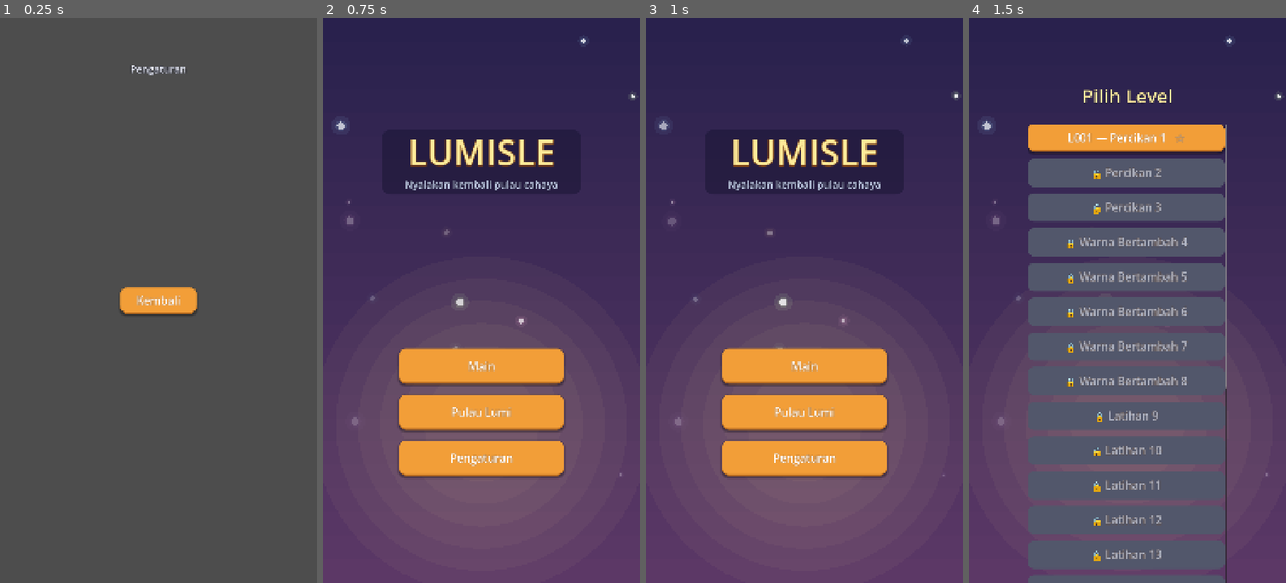
Above: before the commit, frames 1-4 (left to right).
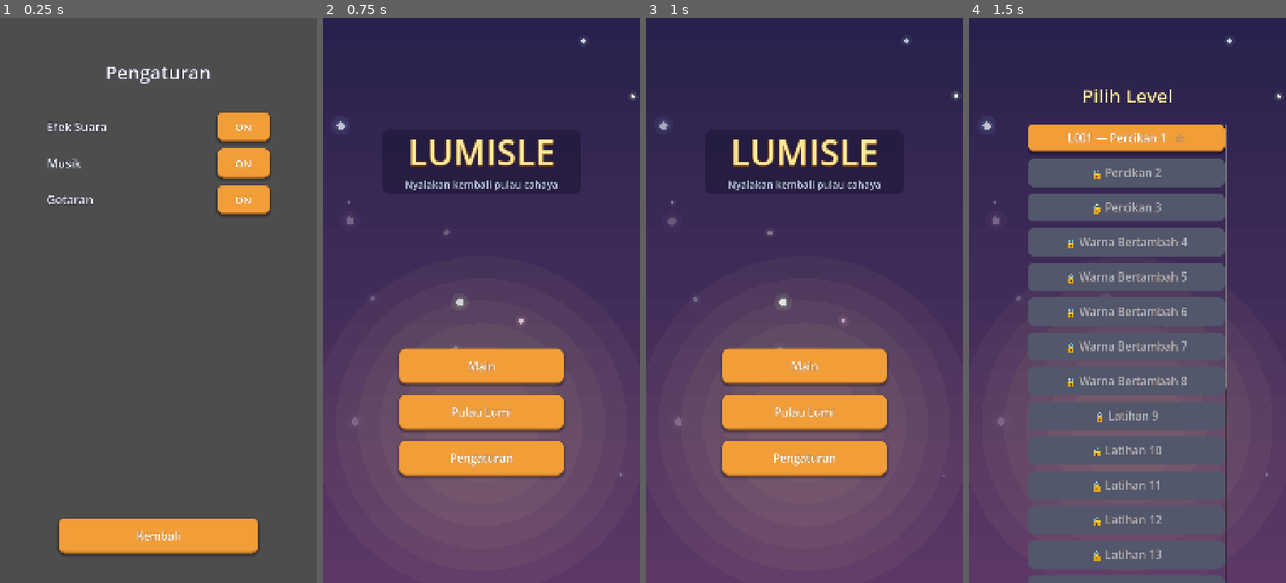
Above: after the commit, the same moments.

Repository: eidoscore/Lumisle
Game: Godot game, scene res://ui/settings.tscn
Two runs of this game, one before a commit and one after it. Both use one fixed random seed, a clock stepped at 60 frames per second and the inputs below. This scene is started directly instead of the project's main scene.
Inputs:
- Up to frame 1 (0.25 s): no input
- Up to frame 2 (0.75 s): click "Kembali" at 0.5 s
- Up to frame 3 (1 s): no input
- Up to frame 4 (1.5 s): click "Main" at 1.25 s

The runs differ from the first frame. In frame 1, 8.5% of the frame differs, in the area x 14-86%, y 8-95%; in frame 2, nothing differs; in frame 3, nothing differs; in frame 4, nothing differs.

Commit message:
feat: win/fail screen buttons, Pengaturan toggles, level navigation
- Win screen: show MENANG! ★ + Level Berikutnya/Coba Lagi/Peta Level buttons
  (was auto-redirect after 1.8s, now user-driven)
- Fail screen: show HAMPIR! + Kurang N tile near-miss info + Retry/Back buttons
- Pengaturan: implement SFX/Musik/Getaran ON/OFF toggles with persistence
  via SaveManager (was stub with only Kembali button)
- Settings: load prefs at startup, apply to AudioManager
- LevelLoader: add index_of(id) static helper
- AudioManager: add set_music_enabled() stub for future music support

QA: tested win screen on device (L002, L003). Level Berikutnya navigates
correctly to next level. Pengaturan toggles render and persist.

Co-Authored-By: Claude Sonnet 4.6 <noreply@anthropic.com>

Diff:
--- a/data/level_loader.gd
+++ b/data/level_loader.gd
@@ -85,3 +85,8 @@
 static func all_ids() -> Array[String]:
 	load_all()
 	return _order.duplicate()
+
+
+static func index_of(id: String) -> int:
+	load_all()
+	return _order.find(id)
--- a/services/audio_manager.gd
+++ b/services/audio_manager.gd
@@ -28,6 +28,10 @@
 
 func set_enabled(on: bool) -> void:
 	_enabled = on
+
+
+func set_music_enabled(_on: bool) -> void:
+	pass  # stub — musik belum ada aset; T8.7 sambungkan ke AudioStreamPlayer musik
 
 
 ## Mainkan SFX by id. pitch_scale untuk variasi (mis. naik per tingkat cascade).
--- a/services/settings.gd
+++ b/services/settings.gd
@@ -10,8 +10,17 @@
 
 func _ready() -> void:
 	set_process(false)
+	_load()
 
 
-## STUB — persist preferensi via SaveManager, diisi di T8.6.
+func _load() -> void:
+	var data := SaveManager.load_game()
+	var prefs: Dictionary = data.get("settings", {})
+	sfx_enabled = prefs.get("sfx", true)
+	music_enabled = prefs.get("music", true)
+	haptic_enabled = prefs.get("haptic", true)
+
+
 func apply() -> void:
-	pass
+	AudioManager.set_enabled(sfx_enabled)
+	AudioManager.set_music_enabled(music_enabled)
--- a/ui/settings.gd
+++ b/ui/settings.gd
@@ -1,5 +1,60 @@
 extends Control
-## Placeholder SettingsScreen (T0.8). Isi penuh T8.6 (suara/musik/haptic/bahasa).
+## SettingsScreen — toggle SFX/musik/haptic dengan persist via SaveManager.
+
+@onready var _sfx_btn: Button = $ToggleList/SfxRow/SfxButton
+@onready var _music_btn: Button = $ToggleList/MusicRow/MusicButton
+@onready var _haptic_btn: Button = $ToggleList/HapticRow/HapticButton
+
+
+func _ready() -> void:
+	_load_prefs()
+	_refresh_buttons()
+
+
+func _load_prefs() -> void:
+	var data := SaveManager.load_game()
+	var prefs: Dictionary = data.get("settings", {})
+	Settings.sfx_enabled = prefs.get("sfx", true)
+	Settings.music_enabled = prefs.get("music", true)
+	Settings.haptic_enabled = prefs.get("haptic", true)
+	AudioManager.set_enabled(Settings.sfx_enabled)
+	AudioManager.set_music_enabled(Settings.music_enabled)
+
+
+func _save_prefs() -> void:
+	var data := SaveManager.load_game()
+	data["settings"] = {
+		"sfx": Settings.sfx_enabled,
+		"music": Settings.music_enabled,
+		"haptic": Settings.haptic_enabled,
+	}
+	SaveManager.save_game(data)
+
+
+func _refresh_buttons() -> void:
+	_sfx_btn.text = "ON" if Settings.sfx_enabled else "OFF"
+	_music_btn.text = "ON" if Settings.music_enabled else "OFF"
+	_haptic_btn.text = "ON" if Settings.haptic_enabled else "OFF"
+
+
+func _on_sfx_toggled() -> void:
+	Settings.sfx_enabled = not Settings.sfx_enabled
+	_save_prefs()
+	_refresh_buttons()
+
+
+func _on_music_toggled() -> void:
+	Settings.music_enabled = not Settings.music_enabled
+	AudioManager.set_music_enabled(Settings.music_enabled)
+	_save_prefs()
+	_refresh_buttons()
+
+
+func _on_haptic_toggled() -> void:
+	Settings.haptic_enabled = not Settings.haptic_enabled
+	_save_prefs()
+	_refresh_buttons()
+
 
 func _on_back_pressed() -> void:
 	SceneManager.change_screen("main_menu")
--- a/ui/settings.tscn
+++ b/ui/settings.tscn
@@ -10,28 +10,75 @@
 script = ExtResource("1_settings")
 
 [node name="Title" type="Label" parent="."]
-layout_mode = 1
-anchors_preset = 5
-anchor_left = 0.5
-anchor_right = 0.5
-offset_left = -200.0
-offset_top = 150.0
-offset_right = 200.0
-offset_bottom = 230.0
+offset_left = 60.0
+offset_top = 140.0
+offset_right = 1020.0
+offset_bottom = 240.0
+theme_override_font_sizes/font_size = 64
 horizontal_alignment = 1
 text = "Pengaturan"
 
+[node name="ToggleList" type="VBoxContainer" parent="."]
+offset_left = 160.0
+offset_top = 320.0
+offset_right = 920.0
+offset_bottom = 980.0
+theme_override_constants/separation = 24
+
+[node name="SfxRow" type="HBoxContainer" parent="ToggleList"]
+custom_minimum_size = Vector2(0, 100)
+theme_override_constants/separation = 24
+
+[node name="SfxLabel" type="Label" parent="ToggleList/SfxRow"]
+size_flags_horizontal = 3
+theme_override_font_sizes/font_size = 40
+text = "Efek Suara"
+
+[node name="SfxButton" type="Button" parent="ToggleList/SfxRow"]
+custom_minimum_size = Vector2(180, 80)
+focus_mode = 0
+theme_override_font_sizes/font_size = 36
+text = "ON"
+
+[node name="MusicRow" type="HBoxContainer" parent="ToggleList"]
+custom_minimum_size = Vector2(0, 100)
+theme_override_constants/separation = 24
+
+[node name="MusicLabel" type="Label" parent="ToggleList/MusicRow"]
+size_flags_horizontal = 3
+theme_override_font_sizes/font_size = 40
+text = "Musik"
+
+[node name="MusicButton" type="Button" parent="ToggleList/MusicRow"]
+custom_minimum_size = Vector2(180, 80)
+focus_mode = 0
+theme_override_font_sizes/font_size = 36
+text = "ON"
+
+[node name="HapticRow" type="HBoxContainer" parent="ToggleList"]
+custom_minimum_size = Vector2(0, 100)
+theme_override_constants/separation = 24
+
+[node name="HapticLabel" type="Label" parent="ToggleList/HapticRow"]
+size_flags_horizontal = 3
+theme_override_font_sizes/font_size = 40
+text = "Getaran"
+
+[node name="HapticButton" type="Button" parent="ToggleList/HapticRow"]
+custom_minimum_size = Vector2(180, 80)
+focus_mode = 0
+theme_override_font_sizes/font_size = 36
+text = "ON"
+
 [node name="BackButton" type="Button" parent="."]
-layout_mode = 1
-anchors_preset = 8
-anchor_left = 0.5
-anchor_top = 0.5
-anchor_right = 0.5
-anchor_bottom = 0.5
-offset_left = -130.0
-offset_top = -40.0
-offset_right = 130.0
-offset_bottom = 40.0
+offset_left = 200.0
+offset_top = 1700.0
+offset_right = 880.0
+offset_bottom = 1820.0
+focus_mode = 0
 text = "Kembali"
 
+[connection signal="pressed" from="ToggleList/SfxRow/SfxButton" to="." method="_on_sfx_toggled"]
+[connection signal="pressed" from="ToggleList/MusicRow/MusicButton" to="." method="_on_music_toggled"]
+[connection signal="pressed" from="ToggleList/HapticRow/HapticButton" to="." method="_on_haptic_toggled"]
 [connection signal="pressed" from="BackButton" to="." method="_on_back_pressed"]
--- a/view/game_screen.gd
+++ b/view/game_screen.gd
@@ -22,6 +22,11 @@
 @onready var _instruction_label: Label = $HUD/InstructionLabel
 @onready var _title_label: Label = $HUD/TitleLabel
 @onready var _debug_label: Label = $HUD/DebugLabel
+@onready var _near_miss_label: Label = $HUD/NearMissLabel
+@onready var _action_panel: VBoxContainer = $HUD/ActionPanel
+@onready var _next_level_btn: Button = $HUD/ActionPanel/NextLevelButton
+@onready var _retry_btn: Button = $HUD/ActionPanel/RetryButton
+@onready var _back_to_map_btn: Button = $HUD/ActionPanel/BackToMapButton
 
 var _debug_on := false
 
@@ -178,17 +183,20 @@
 
 func _show_result(won: bool, stars: int) -> void:
 	if _result_label:
-		var txt := "MENANG!" if won else "KALAH"
-		if won:
-			txt += "\n★"
+		var txt := "MENANG! ★" if won else "HAMPIR!"
 		_result_label.text = txt
 		_result_label.visible = true
 		_animate_result(won)
-	await get_tree().create_timer(1.8).timeout
-	if won:
-		SceneManager.change_screen("meta")
-	else:
-		SceneManager.change_screen("level_map")
+	if not won and _near_miss_label:
+		var short := _tiles_remaining_total()
+		_near_miss_label.text = "Kurang %d tile lagi..." % short
+		_near_miss_label.visible = true
+	if _action_panel:
+		_next_level_btn.visible = won
+		_retry_btn.visible = true
+		_back_to_map_btn.visible = true
+		await get_tree().create_timer(0.8).timeout
+		_action_panel.visible = true
 
 
 func _animate_result(won: bool) -> void:
@@ -223,11 +231,38 @@
 	pt.emitting = true
 
 
+func _tiles_remaining_total() -> int:
+	var total := 0
+	for i in range(_objectives.size()):
+		var remaining := _objectives[i].get_target() - _objectives[i].get_progress()
+		total += maxi(0, remaining)
+	return total
+
+
 func _on_level_won() -> void:
 	_finish(true)
 
 
 func _on_back_pressed() -> void:
+	GameState.is_game_active = false
+	SceneManager.change_screen("level_map")
+
+
+func _on_next_level_pressed() -> void:
+	var cur_index := LevelLoader.index_of(_level.id)
+	var next_index := cur_index + 1
+	if next_index < LevelLoader.count():
+		GameState.current_level_id = LevelLoader.id_at(next_index)
+		SceneManager.change_screen("game")
+	else:
+		SceneManager.change_screen("meta")
+
+
+func _on_retry_pressed() -> void:
+	SceneManager.change_screen("game")
+
+
+func _on_back_to_map_pressed() -> void:
 	GameState.is_game_active = false
 	SceneManager.change_screen("level_map")
 
--- a/view/game_screen.tscn
+++ b/view/game_screen.tscn
@@ -102,7 +102,44 @@
 horizontal_alignment = 2
 text = ""
 
+[node name="NearMissLabel" type="Label" parent="HUD"]
+visible = false
+offset_left = 60.0
+offset_top = 1360.0
+offset_right = 1020.0
+offset_bottom = 1450.0
+theme_override_font_sizes/font_size = 34
+theme_override_colors/font_color = Color(1, 0.8, 0.4, 1)
+horizontal_alignment = 1
+text = ""
+
+[node name="ActionPanel" type="VBoxContainer" parent="HUD"]
+visible = false
+offset_left = 200.0
+offset_top = 1470.0
+offset_right = 880.0
+offset_bottom = 1790.0
+theme_override_constants/separation = 18
+
+[node name="NextLevelButton" type="Button" parent="HUD/ActionPanel"]
+custom_minimum_size = Vector2(680, 96)
+focus_mode = 0
+text = "Level Berikutnya →"
+
+[node name="RetryButton" type="Button" parent="HUD/ActionPanel"]
+custom_minimum_size = Vector2(680, 96)
+focus_mode = 0
+text = "Coba Lagi"
+
+[node name="BackToMapButton" type="Button" parent="HUD/ActionPanel"]
+custom_minimum_size = Vector2(680, 96)
+focus_mode = 0
+text = "Peta Level"
+
 [node name="PopupLayer" type="CanvasLayer" parent="."]
 
 [connection signal="pressed" from="HUD/BackButton" to="." method="_on_back_pressed"]
 [connection signal="pressed" from="HUD/DebugButton" to="." method="_on_debug_pressed"]
+[connection signal="pressed" from="HUD/ActionPanel/NextLevelButton" to="." method="_on_next_level_pressed"]
+[connection signal="pressed" from="HUD/ActionPanel/RetryButton" to="." method="_on_retry_pressed"]
+[connection signal="pressed" from="HUD/ActionPanel/BackToMapButton" to="." method="_on_back_to_map_pressed"]
